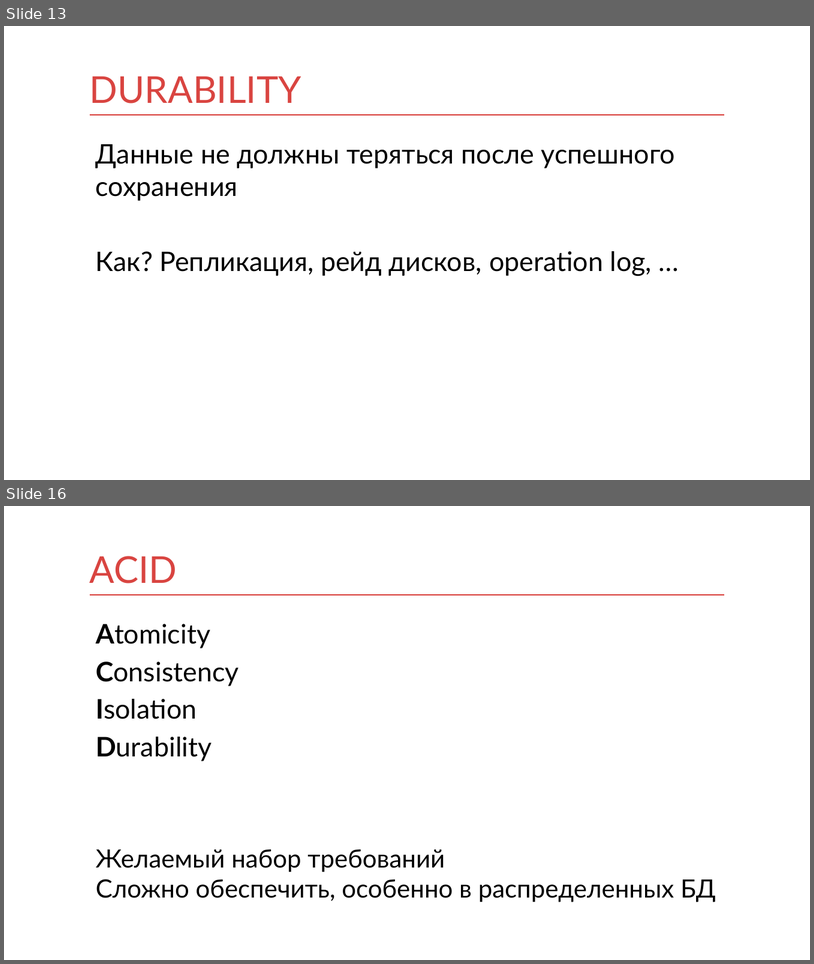
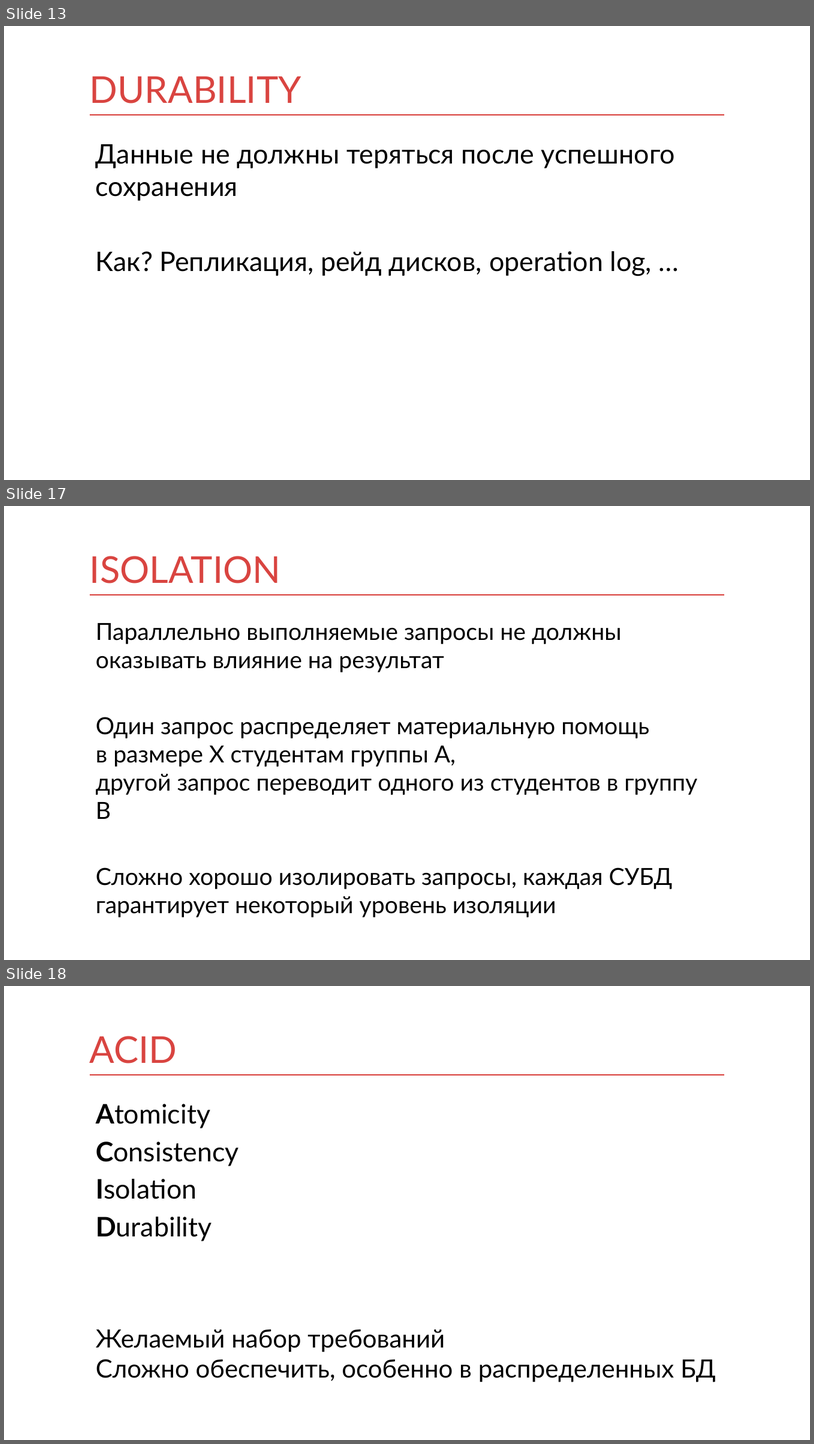
Before and after one commit to waverma/db, a slide deck: db.pptx. Shown one above the other, each under a label of ours: slides 13 and 16 before the commit, slides 13, 17 and 18 after it; the slides between them are not shown. The pictures are 814x964 and 814x1444 pixels, drawn with LibreOffice and Linux fonts; fonts in the diff are those of the drawing. Boxes give left, top, right and bottom in pixels: in the first picture for what was removed or moved away, otherwise in the second. Text is boxed around its words. In the diff, an @@ line names an element or a change of style, - is before the commit and + after.

```diff
--- a/db.pptx
+++ b/db.pptx
@@ slide 17 added at [4, 506, 810, 960], background #FFFFFF; not listed: 1 template element that a slide beside it also shows @@
@@ title added at [90, 556, 281, 583], 44 pt, text #D94440 @@
+ISOLATION
@@ text added at [96, 623, 698, 917], 28 pt, text #000000 @@
+Параллельно выполняемые запросы не должны оказывать влияние на результат
+Один запрос распределяет материальную помощь
+в размере X студентам группы A,
+другой запрос переводит одного из студентов в группу B
+Сложно хорошо изолировать запросы, каждая СУБД гарантирует некоторый уровень изоляции
@@ what was slide 16 is now slide 18 @@
```
Also in this commit, not shown: 10 slides changed, 3 other slides added.
